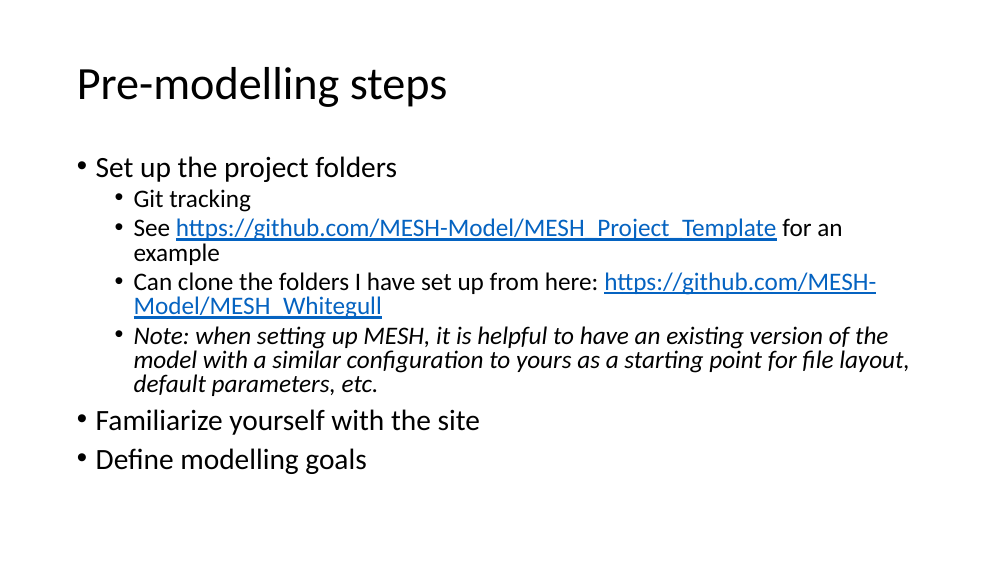
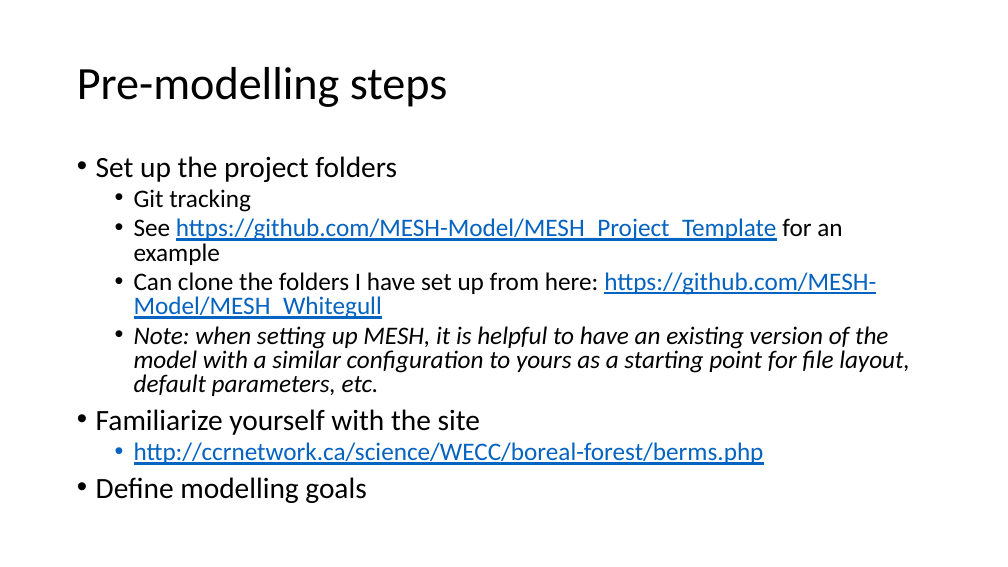
Before and after one commit to MESH-Model/MESH_Whitegull, a slide deck: slide 2 of Presentations/White Gull Creek MESH Point Scale Configuration.pptx. Drawn at 1008x567 pixels with LibreOffice and Linux fonts; fonts in the diff are those of the drawing. Boxes give left, top, right and bottom in pixels: in the first picture for what was removed or moved away, otherwise in the second. Text is boxed around its words. In the diff, an @@ line names an element or a change of style, - is before the commit and + after.

```diff
--- a/Presentations/White Gull Creek MESH Point Scale Configuration.pptx
+++ b/Presentations/White Gull Creek MESH Point Scale Configuration.pptx
@@ text at [134,442,764,465]: paragraph added @@
+  • http://ccrnetwork.ca/science/WECC/boreal-forest/berms.php
```
Also in this commit, not shown: 4 other slides changed, 1 slide added, 1 other file.
